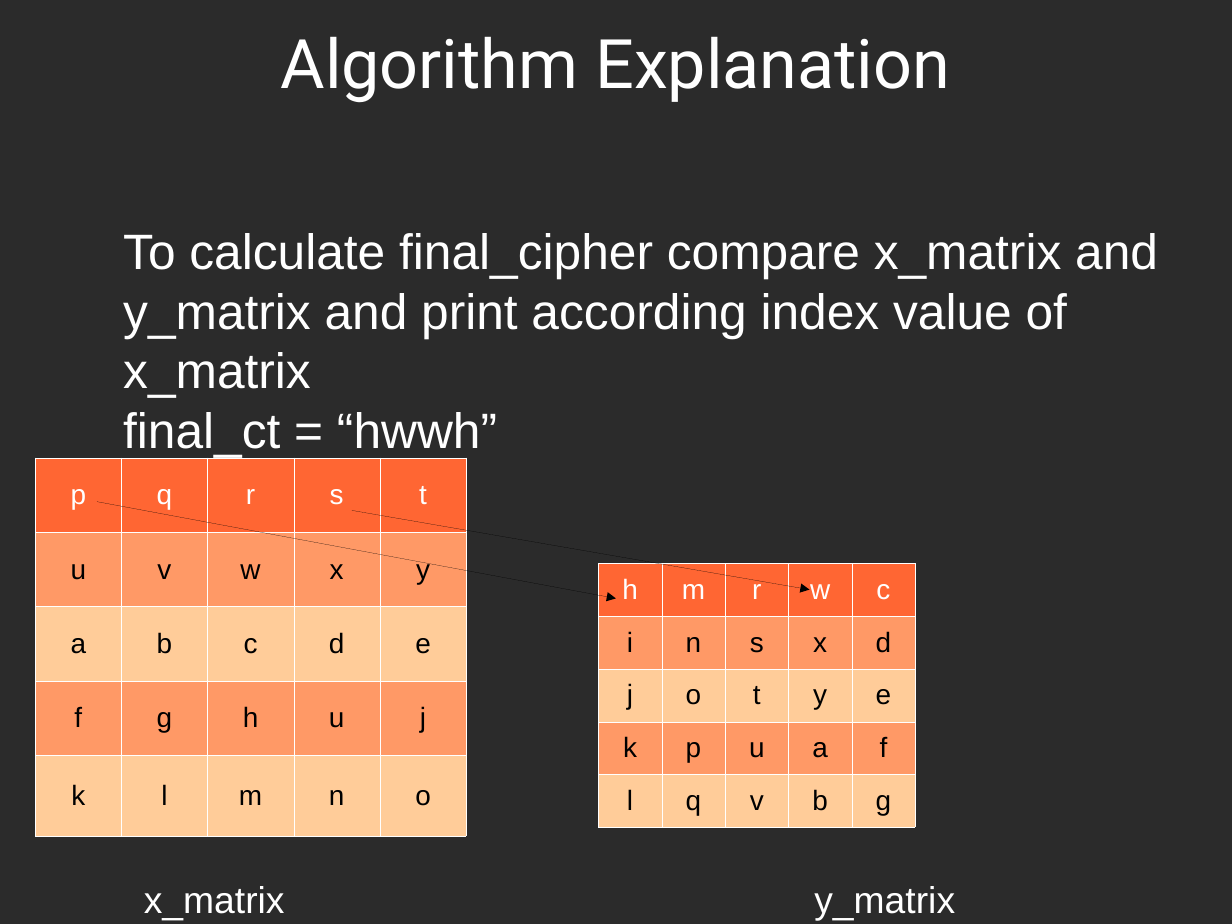
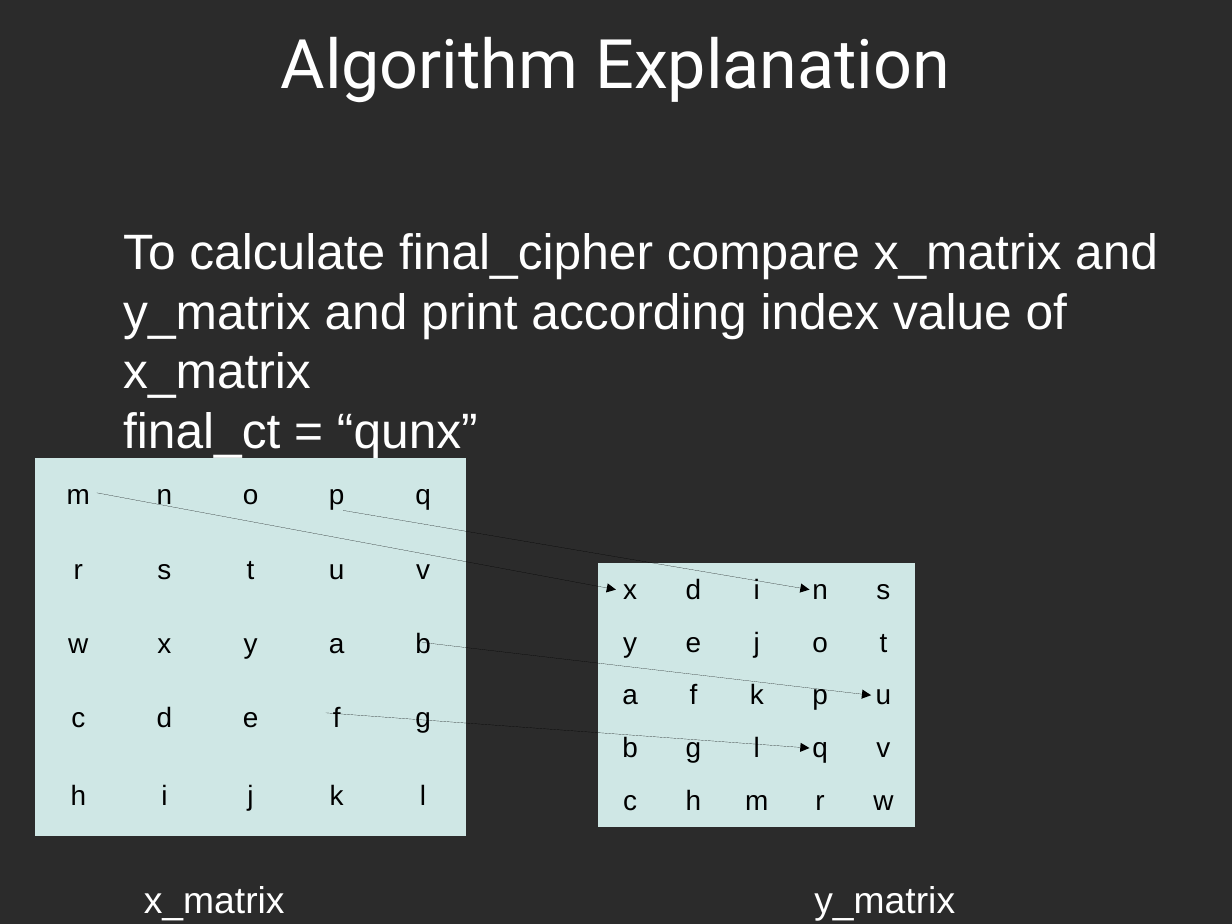
Before and after one commit to istipistii/Two-Key-Transposition-Encryption, a slide deck: slide 10 of topic presentation.odp. Drawn at 1232x924 pixels with LibreOffice and Linux fonts; fonts in the diff are those of the drawing; background and template pictures are left out; a plain dark background stands for a picture behind light text. Boxes give left, top, right and bottom in pixels: in the first picture for what was removed or moved away, otherwise in the second. Text is boxed around its words. In the diff, an @@ line names an element or a change of style, - is before the commit and + after.

```diff
--- a/topic presentation.odp
+++ b/topic presentation.odp
@@ subtitle at (x1=123, y1=412, x2=478, y2=458): text changed @@
-final_ct = “hwwh”
+final_ct = “qunx”
@@ table at (x1=35, y1=457, x2=465, y2=836) @@
-row 1: p | q | r | s | t
+row 1: m | n | o | p | q
-row 2: u | v | w | x | y
+row 2: r | s | t | u | v
-row 3: a | b | c | d | e
+row 3: w | x | y | a | b
-row 4: f | g | h | u | j
+row 4: c | d | e | f | g
-row 5: k | l | m | n | o
+row 5: h | i | j | k | l
@@ fill #FF6633 to #CFE7E5 in row 1 @@
@@ fill #FF9966 to #CFE7E5 in 10 cells @@
@@ fill #FFCC99 to #CFE7E5 in 10 cells @@
@@ borders changed @@
@@ arrow moved from (97, 502) - (616, 598) to (97, 493) - (616, 590) @@
@@ arrow moved from (352, 511) - (809, 590) to (343, 511) - (809, 590) @@
@@ table at (x1=598, y1=563, x2=917, y2=827) @@
-row 1: h | m | r | w | c
+row 1: x | d | i | n | s
-row 2: i | n | s | x | d
+row 2: y | e | j | o | t
-row 3: j | o | t | y | e
+row 3: a | f | k | p | u
-row 4: k | p | u | a | f
+row 4: b | g | l | q | v
-row 5: l | q | v | b | g
+row 5: c | h | m | r | w
@@ fill #FF6633 to #CFE7E5 in row 1 @@
@@ fill #FF9966 to #CFE7E5 in 10 cells @@
@@ fill #FFCC99 to #CFE7E5 in 10 cells @@
@@ borders changed @@
@@ arrow added from (423, 643) to (872, 695), #000000 0 pt @@
@@ arrow added from (325, 713) to (809, 748), #000000 0 pt @@
```
Also in this commit, not shown: 4 other slides changed, 5 slides added, 2 slides removed, 2 other files.
